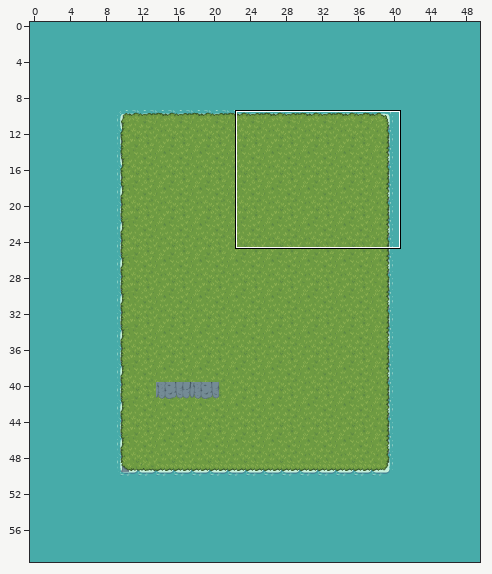
One commit to this Tiled map: games/bard_battle/assets/tiled_projects/maps/brawlers_ballad.tmx. Above, an overview of the earlier version with the close-up marked.
Close-up. Before the edit:
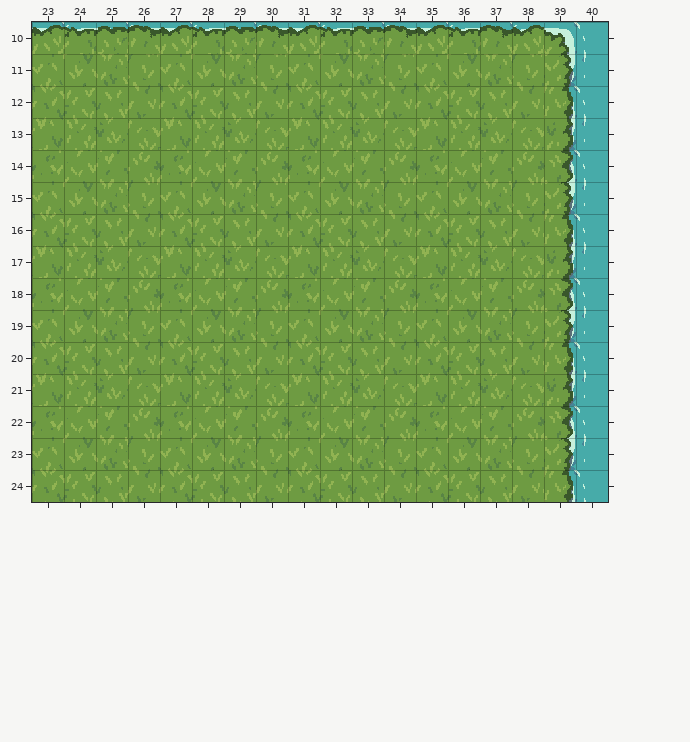
Cells are 32x32 px. Shown: x 23..40, y 10..24. The commit also changed other parts of the map, which this record leaves out. Tiles whose own drawing changed are shown in their newer look in all pictures.
Once edited:
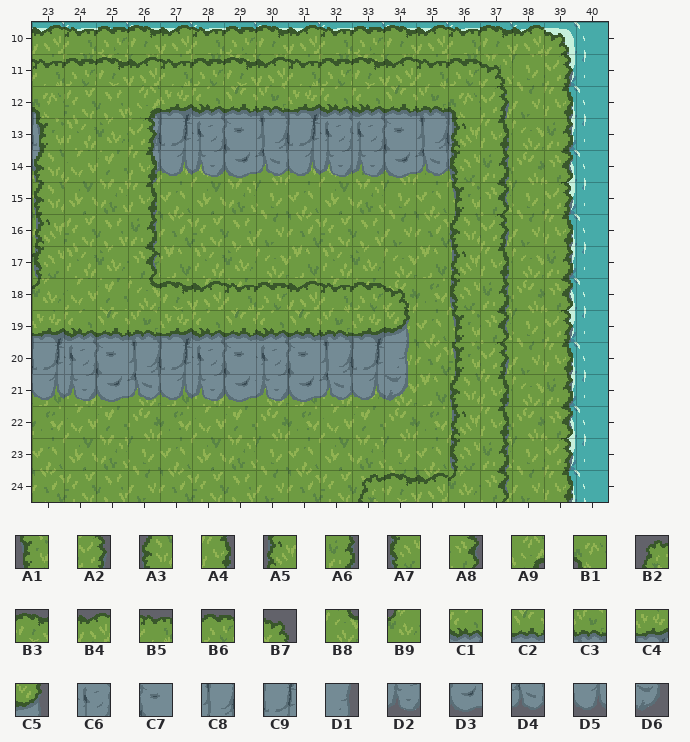
Key: from "tilemap_color1": A1 28, A2 33, A3 46, A4 51, A5 64, A6 69, A7 82, A8 87, A9 96, B1 98, B2 118, B3 119, B4 120, B5 121, B6 122, B7 123, B8 132, B9 134, C1 137, C2 138, C3 139, C4 140, C5 141, C6 155, C7 156, C8 157, C9 158, D1 159, D2 173, D3 174, D4 175, D5 176, D6 177.
__ is an empty cell.
Edits made:
Layer "Elevation":
y 11: x 23..37 __ __ __ __ __ __ __ __ __ __ __ __ __ __ __ -> B5 B6 B3 B4 B5 B6 B3 B4 B5 B6 B3 B4 B5 B6 B7
y 12: x 23 __ -> C4; x 26..37 __ __ __ __ __ __ __ __ __ __ __ __ -> C3 C4 C1 C2 C3 C4 C1 C1 C2 C3 C4 A2
y 13: x 23 __ -> C9; x 26..37 __ __ __ __ __ __ __ __ __ __ __ __ -> C8 C9 C6 C7 C8 C9 C6 C6 C7 C8 C9 A4
y 14: x 23 __ -> D5; x 26..37 __ __ __ __ __ __ __ __ __ __ __ __ -> D4 D5 D2 D3 D4 D5 D2 D2 D3 D4 D5 A6
y 15: x 36..37 __ __ -> A1 A8
y 16: x 36..37 __ __ -> A3 A2
y 17: x 23 __ -> B9; x 26 __ -> B6; x 36..37 __ __ -> A5 A4
y 18: x 23 __ -> B9; x 26..34 __ __ __ __ __ __ __ __ __ -> B6 B3 B4 B5 B6 B4 B5 B6 B7; x 36..37 __ __ -> A7 A6
y 19: x 23..34 __ __ __ __ __ __ __ __ __ __ __ __ -> C4 C1 C2 C3 C4 C1 C2 C1 C2 C3 C4 C5; x 36..37 __ __ -> A1 A8
y 20: x 23..34 __ __ __ __ __ __ __ __ __ __ __ __ -> C9 C6 C7 C8 C9 C6 C7 C6 C7 C8 C9 D1; x 36..37 __ __ -> A1 A2
y 21: x 23..34 __ __ __ __ __ __ __ __ __ __ __ __ -> D5 D2 D3 D4 D5 D2 D3 D2 D3 D4 D5 D6; x 36..37 __ __ -> A3 A4
y 22: x 36..37 __ __ -> A5 A4
y 23: x 36..37 __ __ -> A7 A6
y 24: x 33..37 __ __ __ __ __ -> B2 B3 B4 B9 A8
Layer "Ramps":
y 12: x 23 __ -> B1; x 26 __ -> A9; x 36 __ -> B1
y 13: x 23 __ -> A1; x 26 __ -> A2; x 36 __ -> A5
y 14: x 23 __ -> A3; x 26 __ -> A4; x 36 __ -> A7
y 15: x 23 __ -> A3; x 26 __ -> A4
y 16: x 23 __ -> A5; x 26 __ -> A6
y 17: x 23 __ -> A7; x 26 __ -> A8
y 18: x 26 __ -> B8
Where, in picture pixels (left, top, right, bottom), the same in both close-ups:
added: (32, 57, 509, 502)
